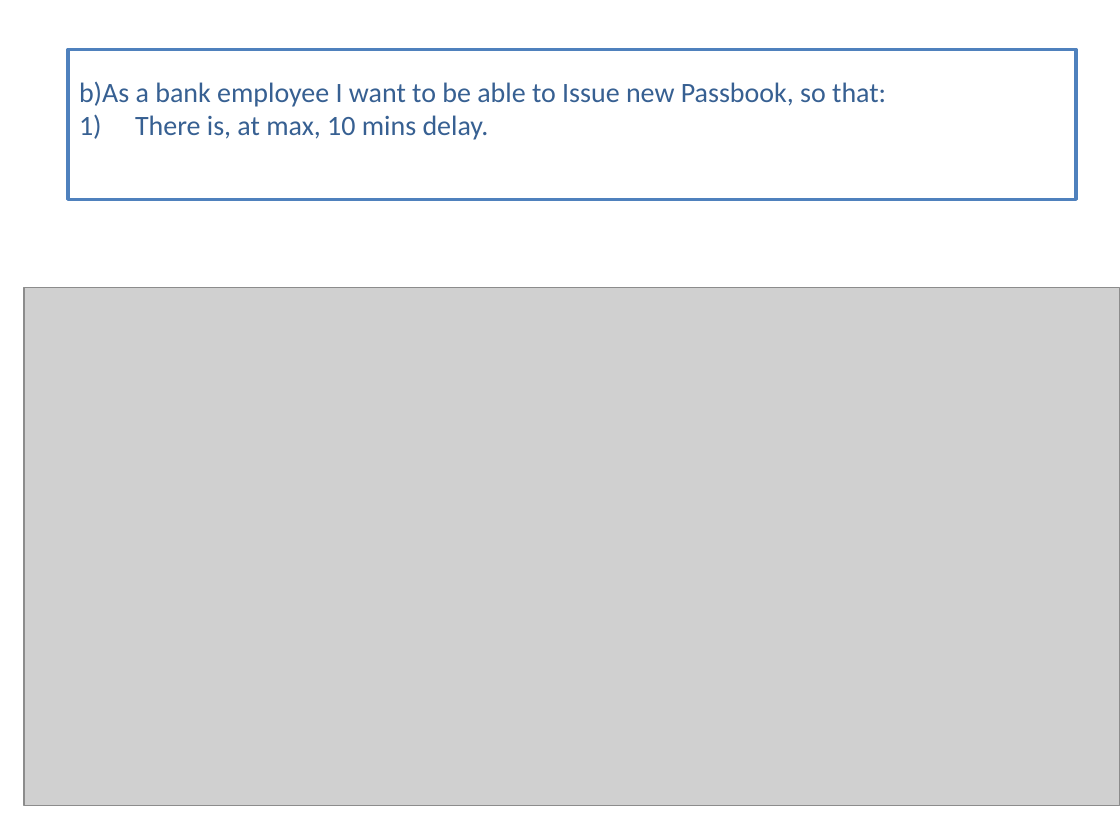
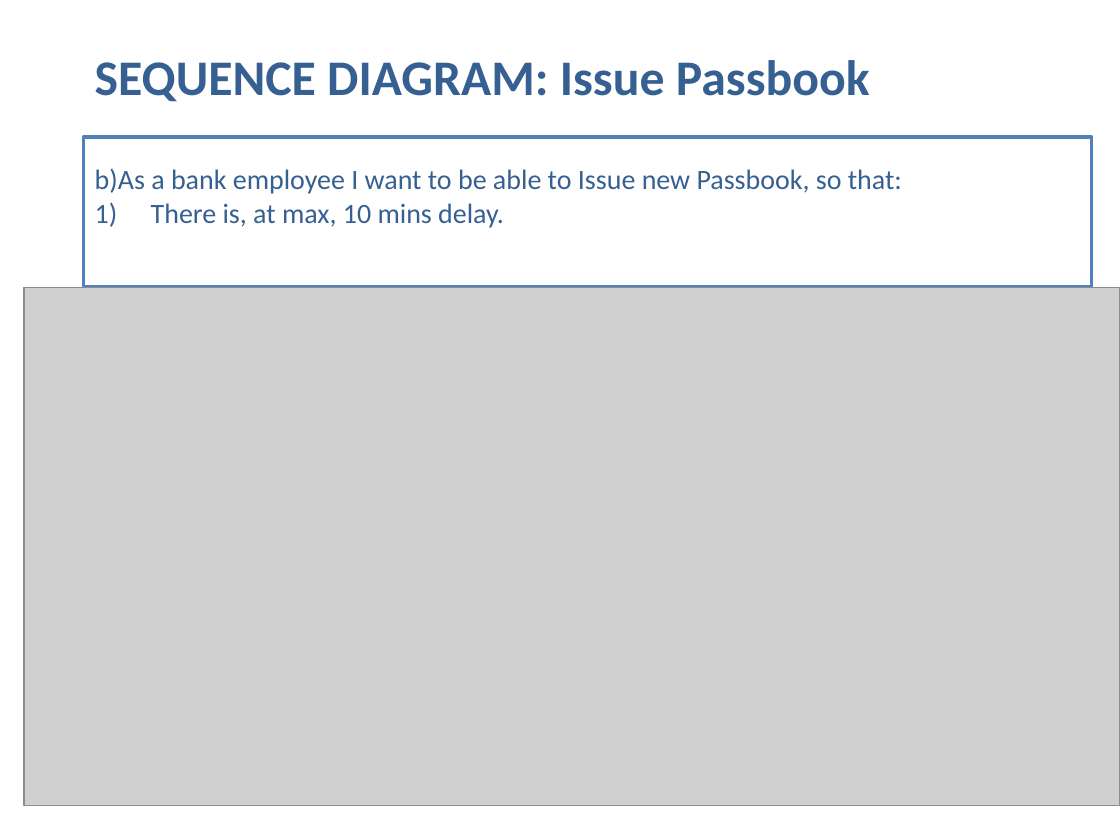
Before and after one commit to SamanwayCapg/Pecunia_codes, a slide deck: slide 8 of Presentation Ayush.pptx. Drawn at 1120x840 pixels with LibreOffice and Linux fonts; fonts in the diff are those of the drawing; grey boxes stand for pictures. Boxes give left, top, right and bottom in pixels: in the first picture for what was removed or moved away, otherwise in the second. Text is boxed around its words. In the diff, an @@ line names an element or a change of style, - is before the commit and + after.

```diff
--- a/Presentation Ayush.pptx
+++ b/Presentation Ayush.pptx
@@ text added at (95,60,870,102), 32 pt, text #376092, bold @@
+SEQUENCE DIAGRAM: Issue Passbook
@@ rectangle "b)As a bank employee I ...": place and size @@
-rectangle "b)As a bank employee I ..." at (68,49,1076,199)
+rectangle "b)As a bank employee I ..." at (84,137,1092,287)
```
Also in this commit, not shown: 6 other slides changed, 6 other files.
